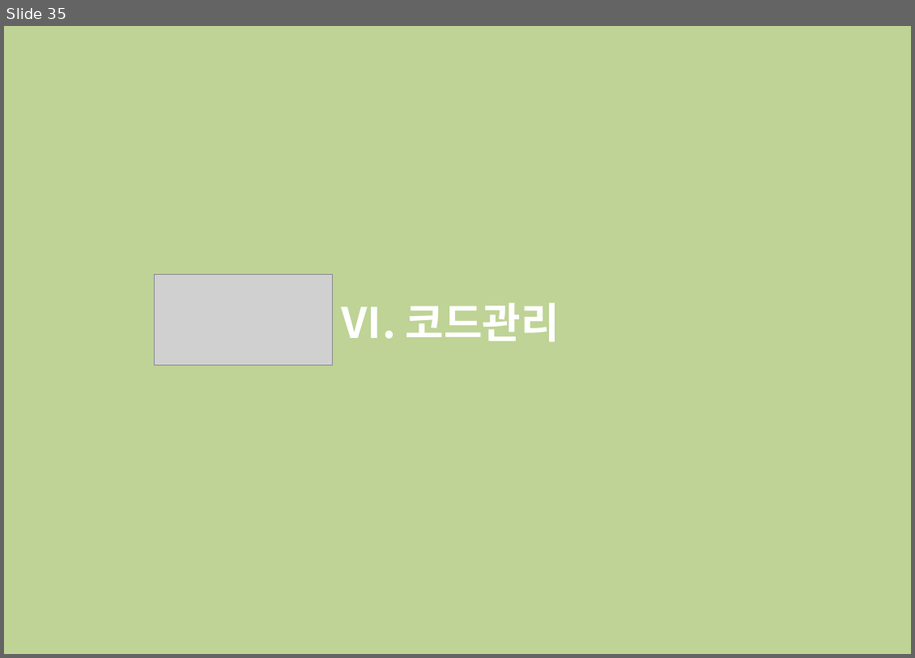
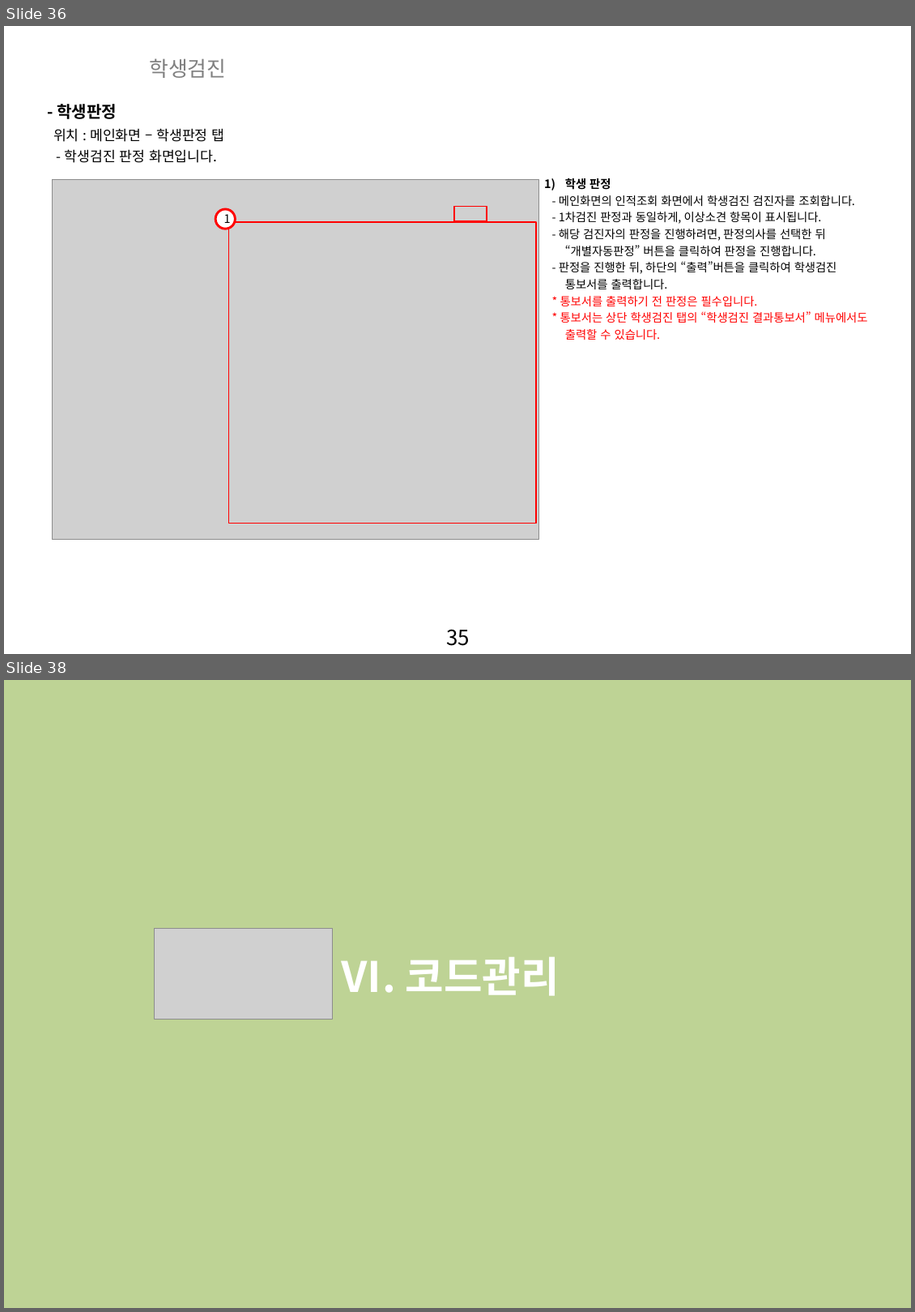
Before and after one commit to zooxop/ailiss_manual, a slide deck: manual/앨리스_매뉴얼_작업중.pptx. Shown one above the other, each under a label of ours: slide 35 before the commit, slides 36 and 38 after it; the slides between them are not shown. The pictures are 915x658 and 915x1312 pixels, drawn with LibreOffice and Linux fonts; fonts in the diff are those of the drawing; grey boxes stand for pictures; background and template pictures are left out; a plain dark background stands for a picture behind light text. Boxes give left, top, right and bottom in pixels: in the first picture for what was removed or moved away, otherwise in the second. Text is boxed around its words. In the diff, an @@ line names an element or a change of style, - is before the commit and + after.

Commit message:
학생검진 거의 다 해간다.

```diff
--- a/manual/앨리스_매뉴얼_작업중.pptx
+++ b/manual/앨리스_매뉴얼_작업중.pptx
@@ slide 36 added at (4,26,911,654), background picture (left out); not listed: 1 template element that a slide beside it also shows @@
@@ text added at (149,58,226,78), 18 pt, text #808080 @@
+학생검진
@@ text added at (57,104,117,119), 14 pt, text #000000, bold @@
+- 학생판정
@@ text added at (53,128,225,142), 12 pt, text #000000 @@
+위치 : 메인화면 – 학생판정 탭
@@ text added at (65,149,217,163), 12 pt, text #000000 @@
+- 학생검진 판정 화면입니다.
@@ picture added at (52,180,539,540) @@
@@ text added at (559,178,868,339), 10 pt, text #000000 @@
+1) 학생 판정
+- 메인화면의 인적조회 화면에서 학생검진 검진자를 조회합니다.
+- 1차검진 판정과 동일하게, 이상소견 항목이 표시됩니다.
+- 해당 검진자의 판정을 진행하려면, 판정의사를 선택한 뒤
+“개별자동판정” 버튼을 클릭하여 판정을 진행합니다.
+- 판정을 진행한 뒤, 하단의 “출력”버튼을 클릭하여 학생검진
+통보서를 출력합니다.
+* 통보서를 출력하기 전 판정은 필수입니다.
+* 통보서는 상단 학생검진 탭의 “학생검진 결과통보서” 메뉴에서도
+출력할 수 있습니다.
@@ ellipse added at (216,209,235,228), fill #FFFFFF, outline #FF0000 2 pt, 10 pt, text #000000 @@
+1
@@ rectangle added at (454,206,488,221), outline #FF0000 1 pt @@
@@ rectangle added at (228,222,536,523), outline #FF0000 1 pt @@
@@ what was slide 35 is now slide 38 @@
```
Also in this commit, not shown: 1 slide changed, 2 other slides added, 1 other file.
